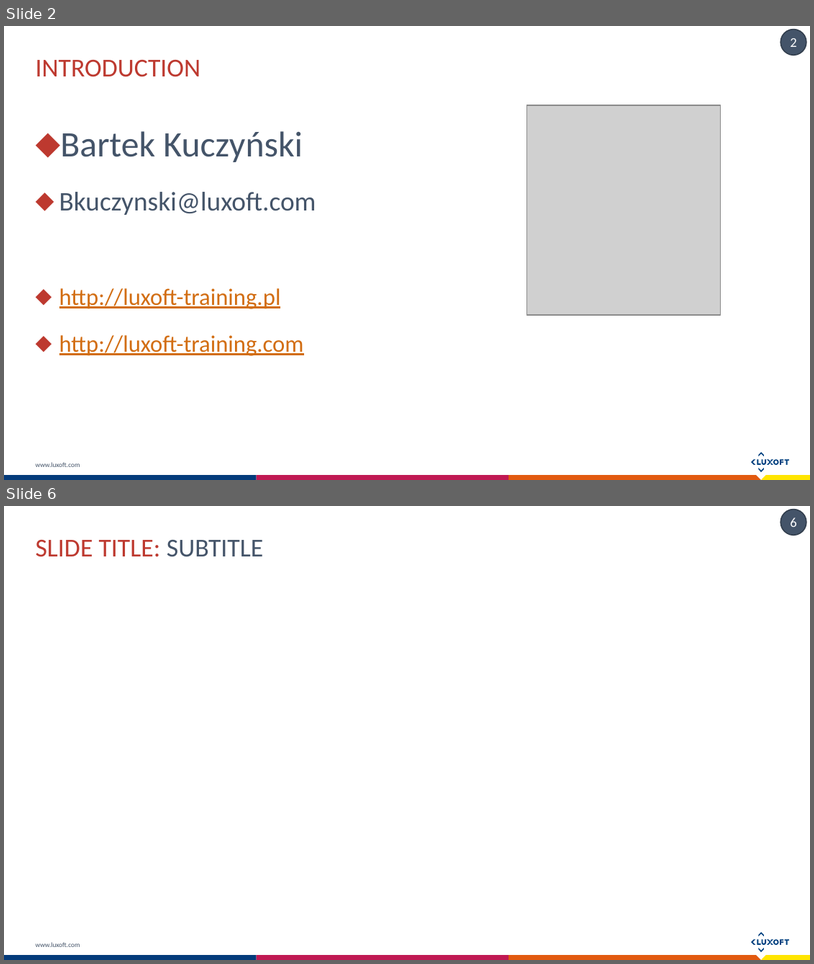
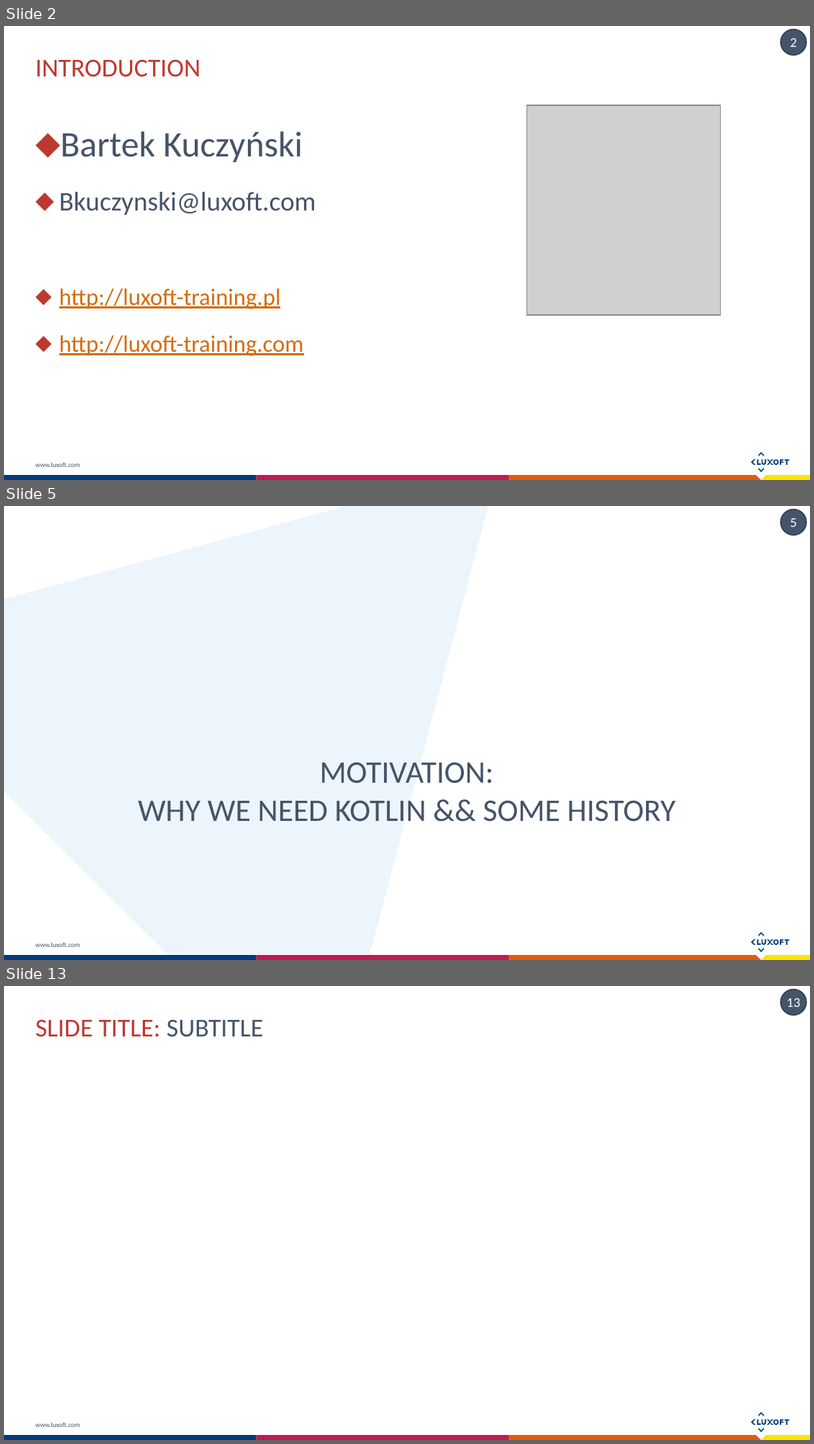
Before and after one commit to Koziolek/kotlin-workshops-230616, a slide deck: Introduction To Kotlin.pptx. Shown one above the other, each under a label of ours: slides 2 and 6 before the commit, slides 2, 5 and 13 after it; the slides between them are not shown. The pictures are 814x964 and 814x1444 pixels, drawn with LibreOffice and Linux fonts; fonts in the diff are those of the drawing; grey boxes stand for pictures. Boxes give left, top, right and bottom in pixels: in the first picture for what was removed or moved away, otherwise in the second. Text is boxed around its words. In the diff, an @@ line names an element or a change of style, - is before the commit and + after.

```diff
--- a/Introduction To Kotlin.pptx
+++ b/Introduction To Kotlin.pptx
@@ slide 5 added at box(4, 506, 810, 960), background #FFFFFF; not listed: 18 template elements that a slide beside it also shows @@
@@ freeform shape added at box(4, 506, 489, 955), fill #EBF5FB @@
@@ title added at box(138, 762, 676, 821), 28 pt, text #445469 @@
+MOTIVATION:
+WHY WE NEED KOTLIN && SOME HISTORY
@@ what was slide 6 is now slide 13 @@
@@ page number at box(787, 998, 801, 1007): text changed @@
-6
+13
```
Also in this commit, not shown: 2 slides changed, 9 other slides added, 1 slide removed, 11 other files.
